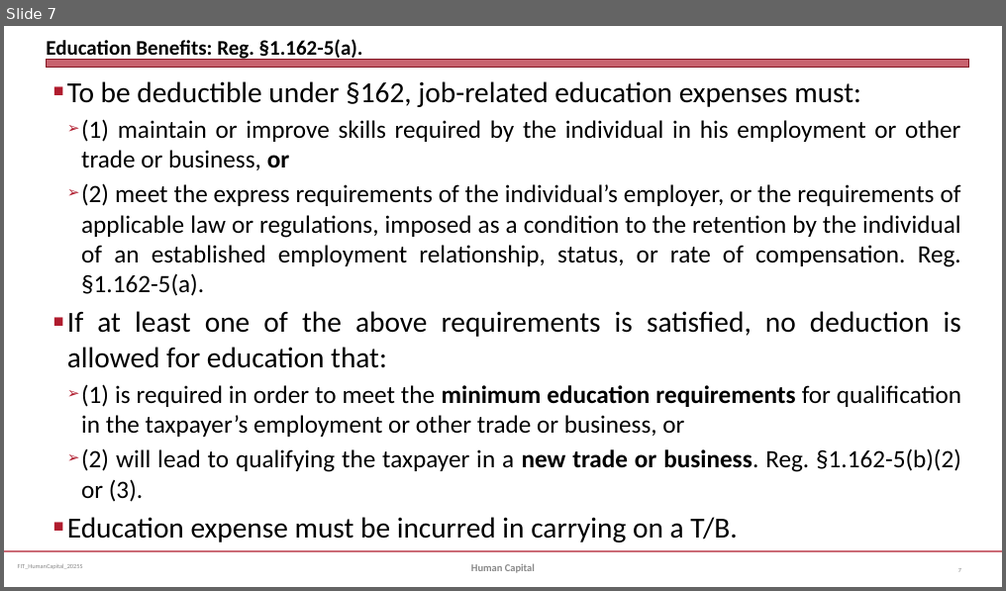
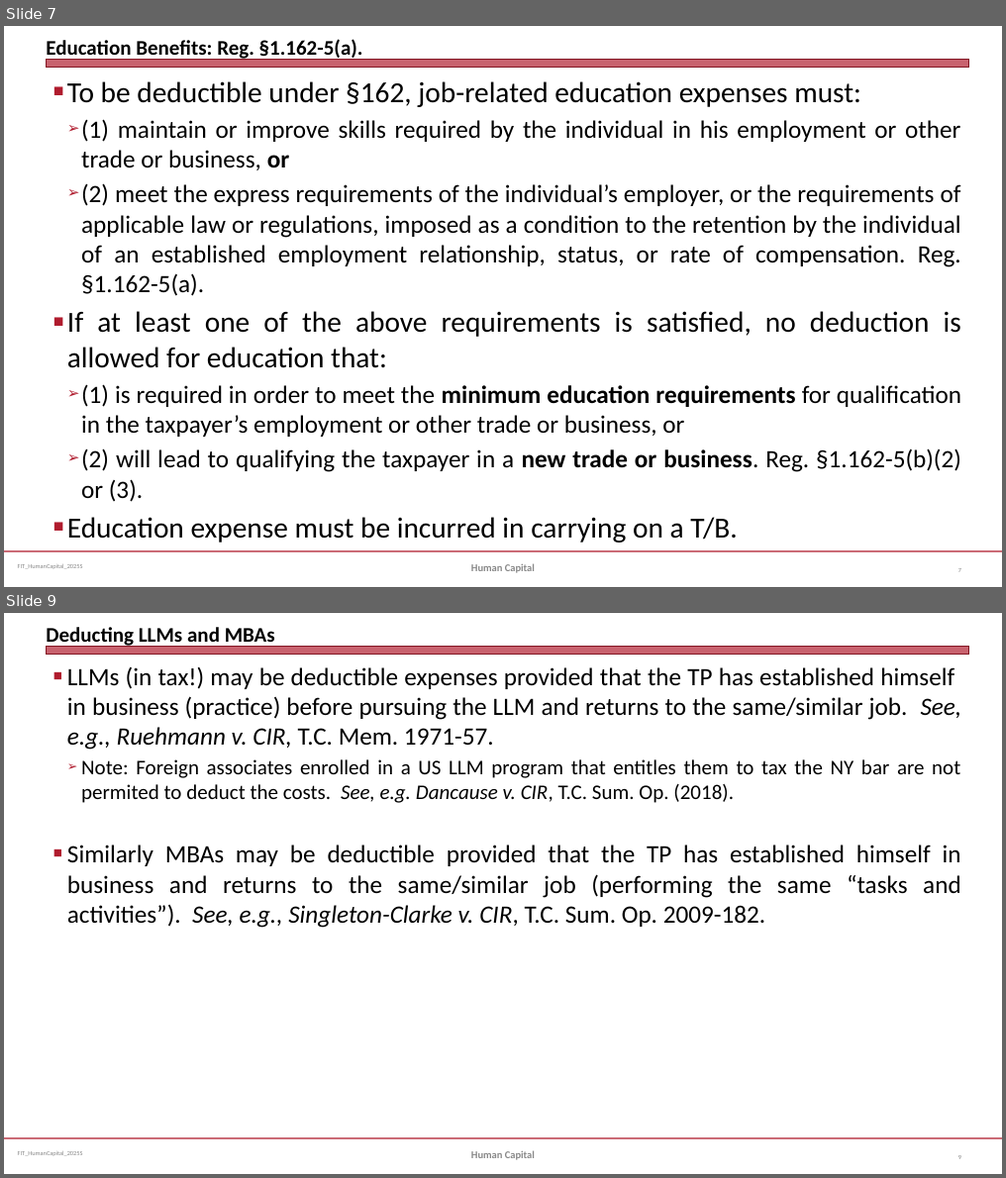
Before and after one commit to jmc877/Fed-Income-Tax, a slide deck: slides/FIT_HumanCapital_2025S.pptx. Shown one above the other, each under a label of ours: slide 7 before the commit, slides 7 and 9 after it; the slides between them are not shown. The pictures are 1006x591 and 1006x1178 pixels, drawn with LibreOffice and Linux fonts; fonts in the diff are those of the drawing. Boxes give left, top, right and bottom in pixels: in the first picture for what was removed or moved away, otherwise in the second. Text is boxed around its words. In the diff, an @@ line names an element or a change of style, - is before the commit and + after.

```diff
--- a/slides/FIT_HumanCapital_2025S.pptx
+++ b/slides/FIT_HumanCapital_2025S.pptx
@@ slide 9 added at [4, 613, 1002, 1174], background #FFFFFF; not listed: 3 template elements that a slide beside it also shows @@
@@ title added at [46, 627, 275, 648], 20 pt, text #000000, bold @@
+Deducting LLMs and MBAs
@@ text added at [67, 666, 962, 928], 24 pt, text #000000 @@
+■ LLMs (in tax!) may be deductible expenses provided that the TP has established himself in business (practice) before pursuing the LLM and returns to the same/similar job. See, e.g., Ruehmann v. CIR, T.C. Mem. 1971-57.
+  ➢ Note: Foreign associates enrolled in a US LLM program that entitles them to tax the NY bar are not permited to deduct the costs. See, e.g. Dancause v. CIR, T.C. Sum. Op. (2018).
+■ Similarly MBAs may be deductible provided that the TP has established himself in business and returns to the same/similar job (performing the same “tasks and activities”). See, e.g., Singleton-Clarke v. CIR, T.C. Sum. Op. 2009-182.
@@ text added at [471, 1151, 535, 1160], 10 pt, text #898989, bold @@
+Human Capital
@@ page number added at [958, 1156, 961, 1159], 6 pt, text #808080 @@
+9
```
Also in this commit, not shown: 4 slides changed, 2 other slides added, 1 other file.
